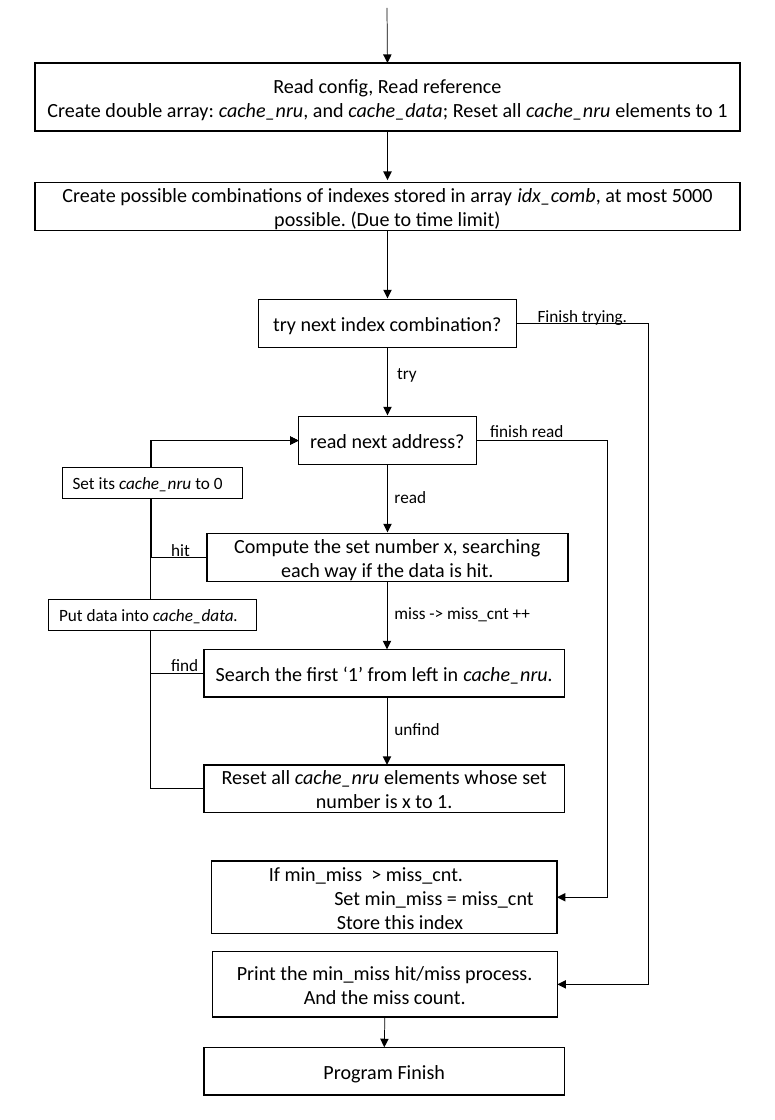
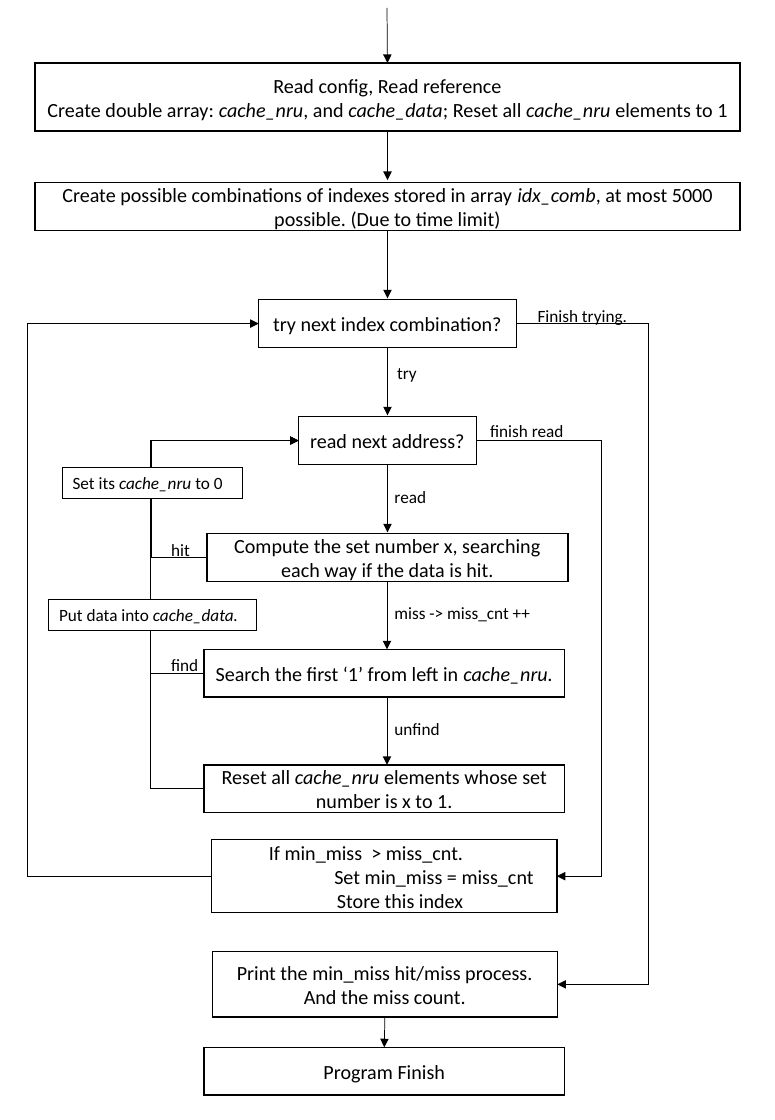
Before and after one commit to twweeb/NRU-ReplacementPolicy, a slide deck: slide 1 of Flow Chart.pptx. Drawn at 775x1120 pixels with LibreOffice and Linux fonts; fonts in the diff are those of the drawing. Boxes give left, top, right and bottom in pixels: in the first picture for what was removed or moved away, otherwise in the second. Text is boxed around its words. In the diff, an @@ line names an element or a change of style, - is before the commit and + after.

```diff
--- a/Flow Chart.pptx
+++ b/Flow Chart.pptx
@@ elbow arrow added from (212, 876) to (258, 323), #000000 0.5 pt @@
@@ elbow arrow moved from (476, 440) - (557, 897) to (476, 440) - (557, 876) @@
@@ rectangle "If min_miss > miss_cnt." moved from (x1=212, y1=861, x2=557, y2=933) to (x1=212, y1=839, x2=557, y2=911) @@
```
Also in this commit, not shown: 5 other files.
